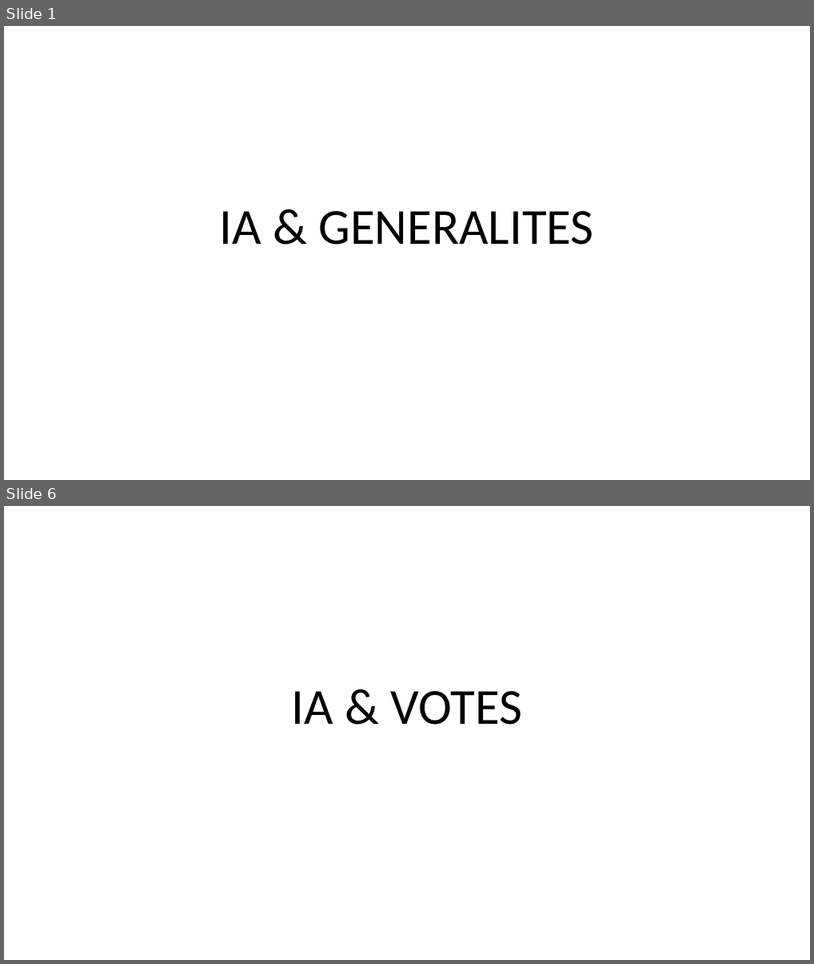
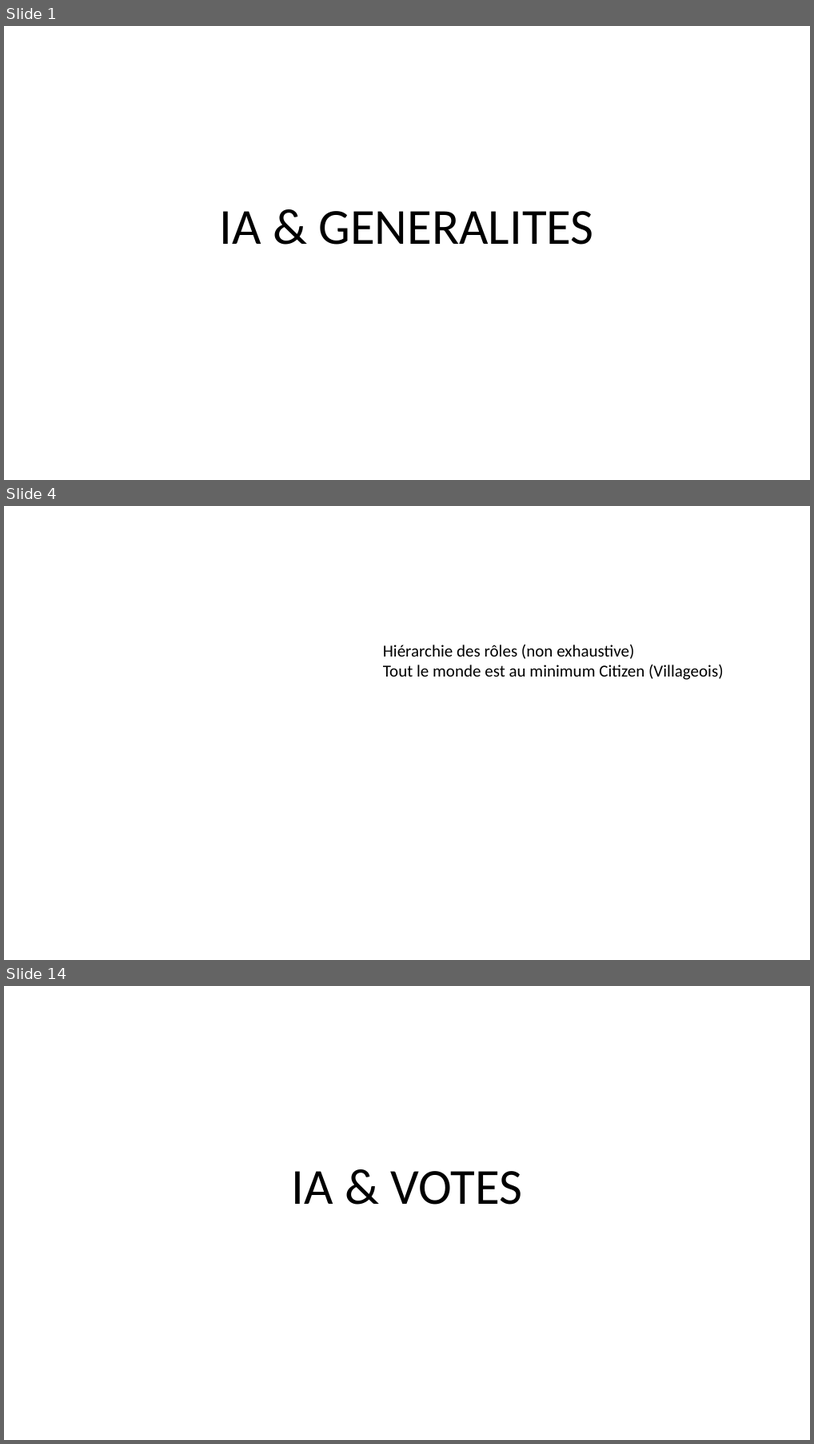
Before and after one commit to konamdav/Loup-Garou, a slide deck: README.pptx. Shown one above the other, each under a label of ours: slides 1 and 6 before the commit, slides 1, 4 and 14 after it; the slides between them are not shown. The pictures are 814x964 and 814x1444 pixels, drawn with LibreOffice and Linux fonts; fonts in the diff are those of the drawing; background and template pictures are left out. Boxes give left, top, right and bottom in pixels: in the first picture for what was removed or moved away, otherwise in the second. Text is boxed around its words. In the diff, an @@ line names an element or a change of style, - is before the commit and + after.

```diff
--- a/README.pptx
+++ b/README.pptx
@@ slide 4 added at box(4, 506, 810, 960), background picture (left out) @@
@@ text added at box(383, 644, 723, 680), 20 pt, text #000000 @@
+Hiérarchie des rôles (non exhaustive)
+Tout le monde est au minimum Citizen (Villageois)
@@ what was slide 6 is now slide 14 @@
```
Also in this commit, not shown: 4 slides changed, 9 other slides added, 1 slide removed.
